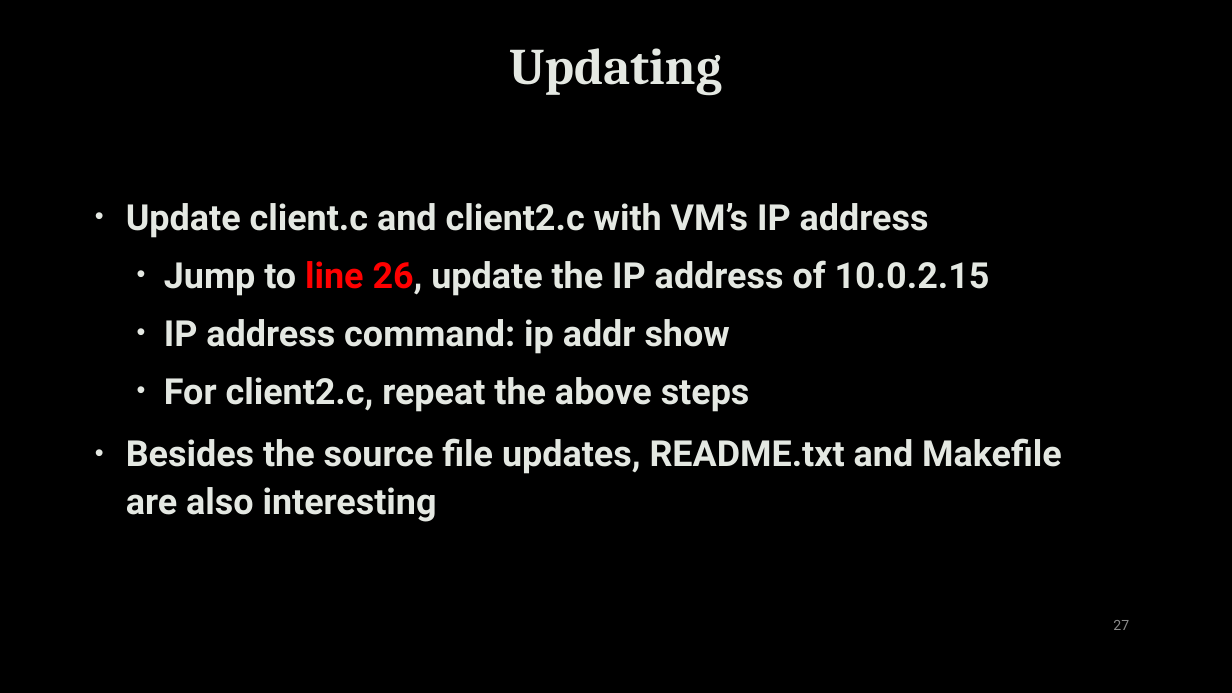
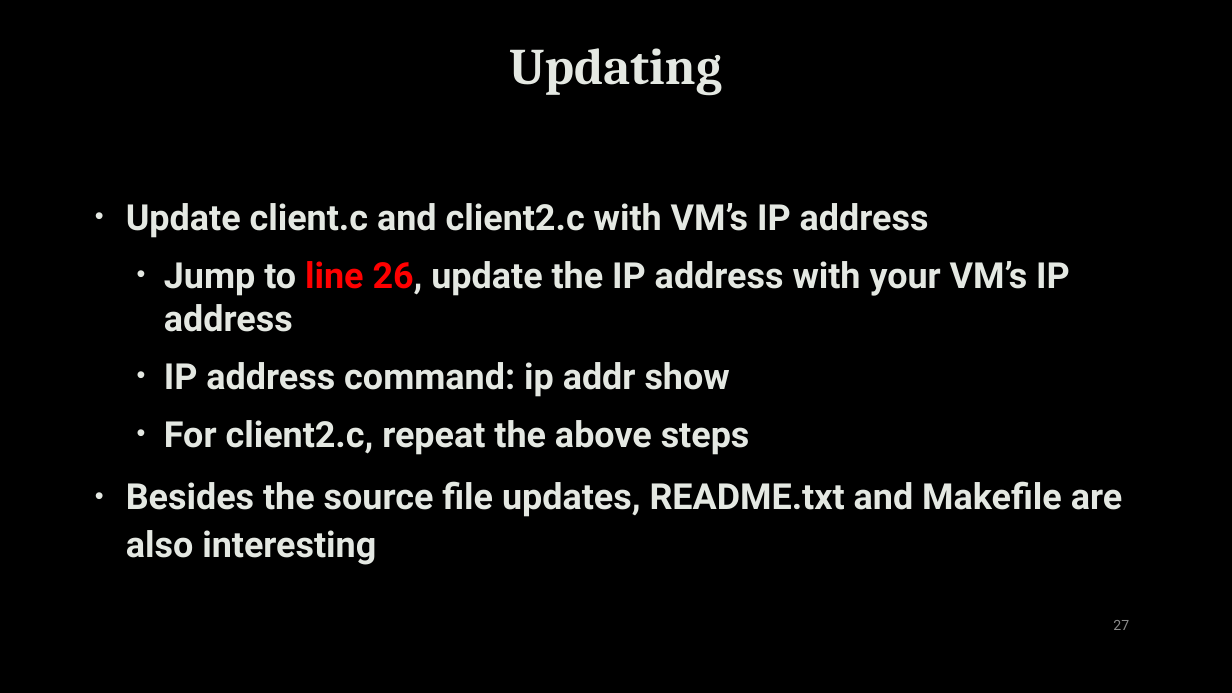
Before and after one commit to uwacyber/cits1003, a slide deck: slide 27 of cits1003-lecture_slides/CITS1003-3 NetworkAndComputers-exercises.pptx. Drawn at 1232x693 pixels with LibreOffice and Linux fonts; fonts in the diff are those of the drawing; background and template pictures are left out. Boxes give left, top, right and bottom in pixels: in the first picture for what was removed or moved away, otherwise in the second. Text is boxed around its words. In the diff, an @@ line names an element or a change of style, - is before the commit and + after.

```diff
--- a/cits1003-lecture_slides/CITS1003-3 NetworkAndComputers-exercises.pptx
+++ b/cits1003-lecture_slides/CITS1003-3 NetworkAndComputers-exercises.pptx
@@ text at (x1=164, y1=261, x2=1070, y2=332): text changed @@
-  • Jump to line 26, update the IP address of 10.0.2.15
+  • Jump to line 26, update the IP address with your VM’s IP address
```
Also in this commit, not shown: 8 other slides changed.
